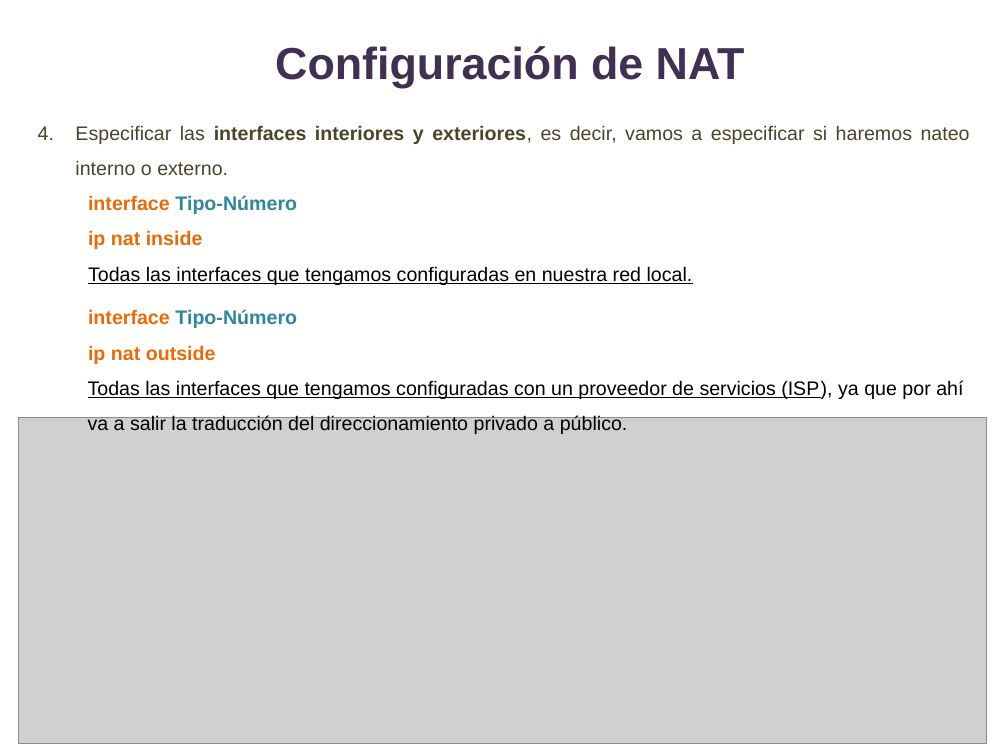
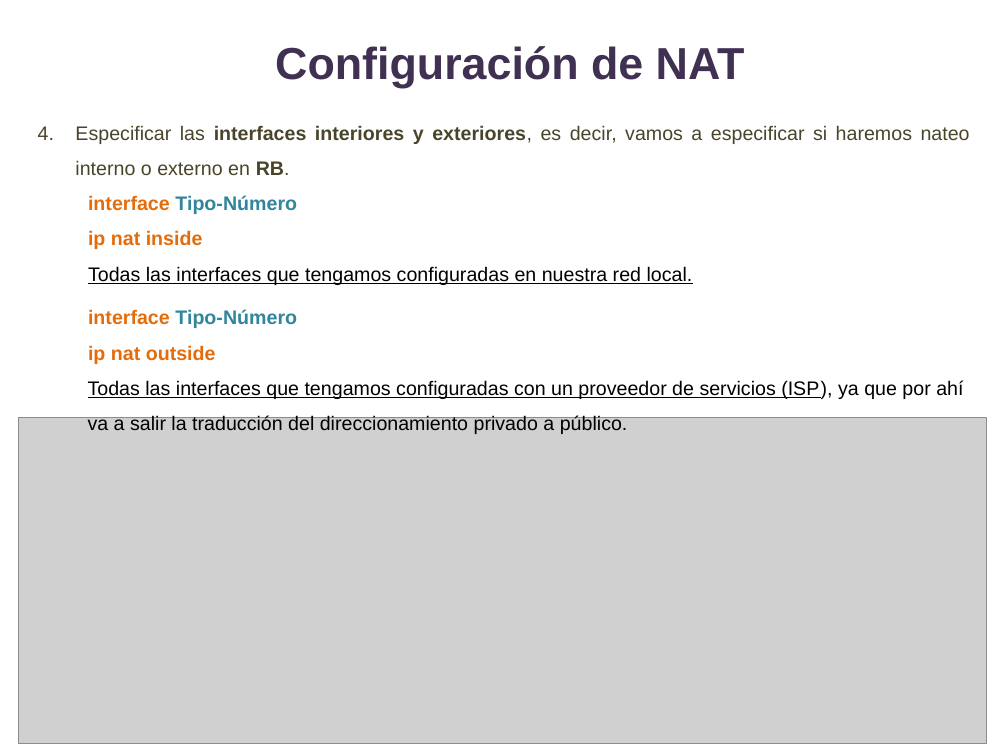
Before and after one commit to lizetheP/WAN, a slide deck: slide 9 of Calendario2024/Ejercicios/E18_NAT/Ejercicio18.pptx. Drawn at 1008x756 pixels with LibreOffice and Linux fonts; fonts in the diff are those of the drawing; grey boxes stand for pictures. Boxes give left, top, right and bottom in pixels: in the first picture for what was removed or moved away, otherwise in the second. Text is boxed around its words. In the diff, an @@ line names an element or a change of style, - is before the commit and + after.

```diff
--- a/Calendario2024/Ejercicios/E18_NAT/Ejercicio18.pptx
+++ b/Calendario2024/Ejercicios/E18_NAT/Ejercicio18.pptx
@@ text at (x1=75, y1=125, x2=970, y2=175): text changed @@
-4. Especificar las interfaces interiores y exteriores, es decir, vamos a especificar si haremos nateo interno o externo.
+4. Especificar las interfaces interiores y exteriores, es decir, vamos a especificar si haremos nateo interno o externo en RB.
```
Also in this commit, not shown: 1 other slide changed, 16 other files.
